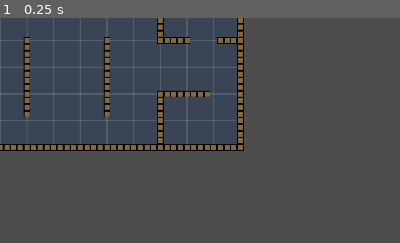
Above: before the commit, frame 1.
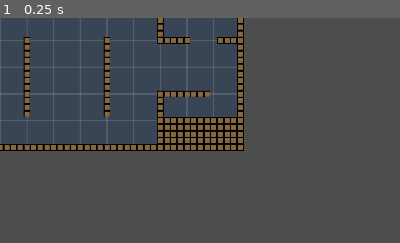
Above: after the commit, the same moment.

Repository: oliveman521/We-Wizards-Three
Game: Godot game, scene res://Scenes/Levels/level something late.tscn
Two runs of this game, one before a commit and one after it. Both use one fixed random seed, a clock stepped at 60 frames per second and the inputs below. This scene is started directly instead of the project's main scene.
Inputs:
- Up to frame 1 (0.25 s): no input
The pictures show only the part of the screen within x 17-67%, y 19-69%; the shares and areas given below are measured in that part.

The runs differ from the first frame. In frame 1, 2.2% of the frame differs, in the area x 41-60%, y 44-56%.

Commit message:
Levels have the combo readout block off by default

Diff:
--- a/Scenes/Level Select Map/LevelSelectMenu.gd
+++ b/Scenes/Level Select Map/LevelSelectMenu.gd
@@ -47,7 +47,7 @@
 	misc_info_panel.global_position = panel_offscreen_marker.global_position
 	open_panel(misc_info_panel)
 
-func open_tutorial_panel(pages: Array[TutorialInfoPage] ):
+func open_tutorial_panel(pages: Array[TutorialInfoPage]) -> void:
 	for page in pages:
 		await open_misc_info_panel(page.title, page.text1, page.image, page.text2, page.button_text, page.color)
 		await current_info_panel.tree_exited
--- a/Scenes/Levels/template_level.tscn
+++ b/Scenes/Levels/template_level.tscn
@@ -11,9 +11,9 @@
 [ext_resource type="Resource" uid="uid://dgsybemasha7i" path="res://Supplies/Blank_Scroll.tres" id="5_m6hne"]
 [ext_resource type="Resource" uid="uid://bjgnfhrpwmh30" path="res://Supplies/Tablet.tres" id="6_ay8j8"]
 
-[node name="Level Data" type="Node2D"]
+[node name="template_level" type="Node2D"]
 script = ExtResource("1_85615")
-level_name = "Template Level"
+level_name = "template_level"
 supplies_present = Array[Resource("res://Supplies/Supply.gd")]([ExtResource("2_yhil6"), ExtResource("3_65252"), ExtResource("4_hrod8"), ExtResource("5_m6hne"), ExtResource("6_ay8j8")])
 
 [node name="Storeroom Layout" type="Node2D" parent="."]
@@ -43,7 +43,7 @@
 tile_set = ExtResource("5_5j6hp")
 rendering_quadrant_size = 8
 format = 2
-layer_0/tile_data = PackedInt32Array(-1, 1, 0, 65535, 1, 0,  …(4328 unchanged characters)… 393254, 1, 0, 327718, 1, 0, 262182, 1, 0)
+layer_0/tile_data = PackedInt32Array(-1, 1, 0, 65535, 1, 0,  …(4328 unchanged characters)… 393254, 1, 0, 327718, 1, 0, 262182, 1, 0, 1769516, 1, 0, 1769517, 1, 0, 1769518, 1, 0, 1769519, 1, 0, 1769520, 1, 0, 1769521, 1, 0, 1769522, 1, 0, 1835058, 1, 0, 1835059, 1, 0, 1835060, 1, 0, 1835061, 1, 0, 1835062, 1, 0, 1769526, 1, 0, 1769525, 1, 0, 1769524, 1, 0, 1769523, 1, 0, 1835057, 1, 0, 1835056, 1, 0, 1835055, 1, 0, 1835054, 1, 0, 1835053, 1, 0, 1835052, 1, 0, 1900588, 1, 0, 1966124, 1, 0, 1966125, 1, 0, 1966126, 1, 0, 1966127, 1, 0, 1966128, 1, 0, 1966129, 1, 0, 1966130, 1, 0, 1966131, 1, 0, 1966132, 1, 0, 1966133, 1, 0, 1966134, 1, 0, 1900598, 1, 0, 1900597, 1, 0, 1900596, 1, 0, 1900595, 1, 0, 1900594, 1, 0, 1900593, 1, 0, 1900592, 1, 0, 1900591, 1, 0, 1900590, 1, 0, 1900589, 1, 0)
 
 [node name="Enemy Feed Tape" type="Node2D" parent="."]
 unique_name_in_owner = true
--- a/Scenes/StoreroomManager.gd
+++ b/Scenes/StoreroomManager.gd
@@ -77,7 +77,7 @@
 	var new_pickup: Pickup = pickup_prefab.instantiate() as Pickup
 
 	pickup_spawner.add_child(new_pickup)
-	var cell = pick_vacant_cell()
+	var cell: Vector2i= pick_vacant_cell()
 
 	new_pickup.global_position = grid.cell_to_world_pos(cell)
 	new_pickup.set_type_of_pickup(pickup_type, randi_range(pickup_type.pickup_count_min, pickup_type.pickup_count_max))
@@ -101,7 +101,7 @@
 		point.collide_with_areas = true
 		var hits := get_world_2d().direct_space_state.intersect_point(point)
 
-		var cell_has_collider = hits.size() > 0
+		var cell_has_collider: bool = hits.size() > 0
 
 		if not player_too_close and not does_cell_have_pickup(cell) and not cell_has_collider:
 			return cell
